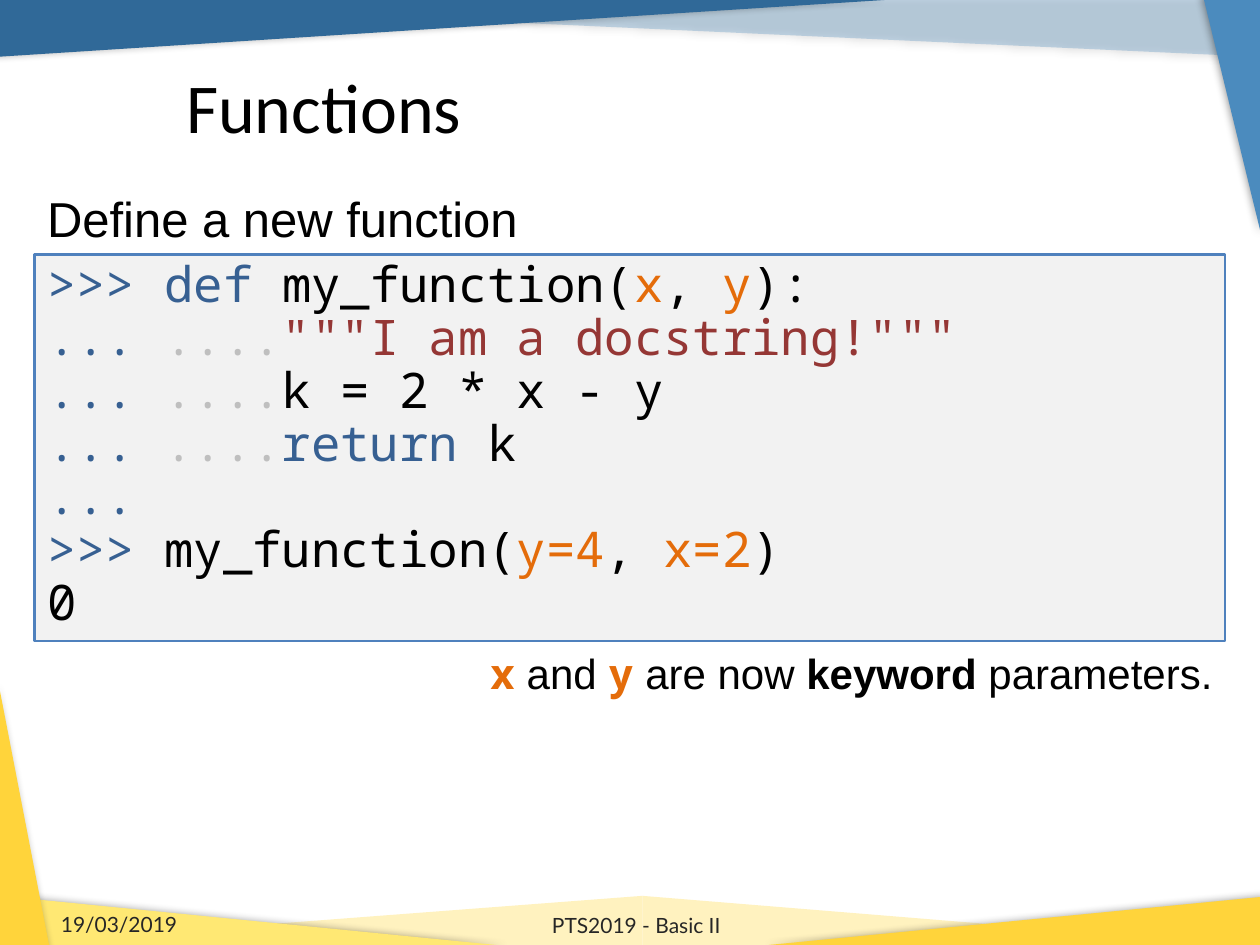
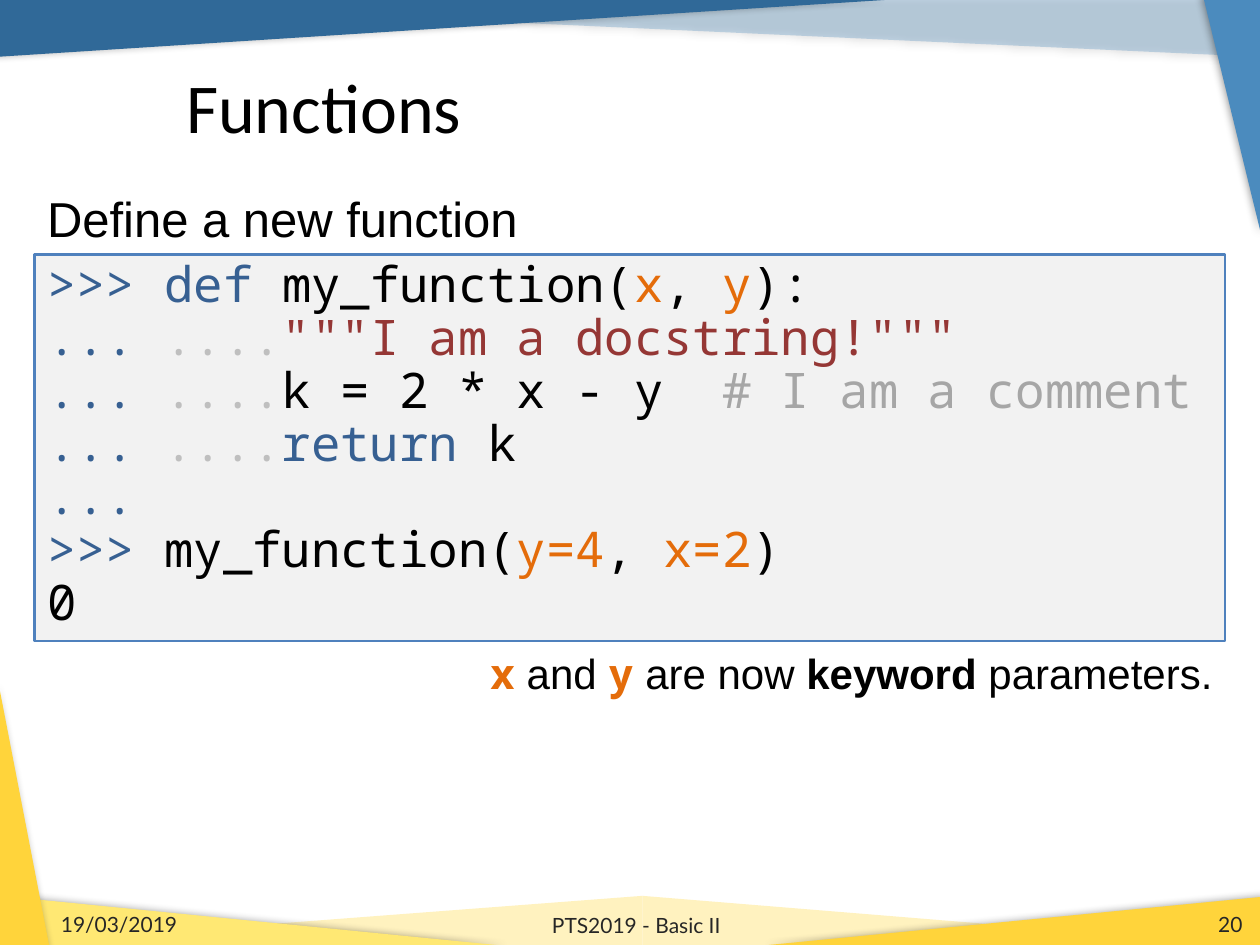
Before and after one commit to b1quint/Python-Tutorial-Series, a slide deck: slide 20 of Presentations/PTS2019_Basics_II.pptx. Drawn at 1260x945 pixels with LibreOffice and Linux fonts; fonts in the diff are those of the drawing; background and template pictures are left out. Boxes give left, top, right and bottom in pixels: in the first picture for what was removed or moved away, otherwise in the second. Text is boxed around its words. In the diff, an @@ line names an element or a change of style, - is before the commit and + after.

```diff
--- a/Presentations/PTS2019_Basics_II.pptx
+++ b/Presentations/PTS2019_Basics_II.pptx
@@ text in rectangle at (x1=165, y1=370, x2=1192, y2=420): text changed; text colour #000000 to #A6A6A6 @@
-... ....k = 2 * x - y
+... ....k = 2 * x - y # I am a comment
@@ page number added at (x1=1218, y1=917, x2=1242, y2=932), 12 pt, text #262626 @@
+20
```
Also in this commit, not shown: 43 other slides changed, 10 slides added, 1 other file.
